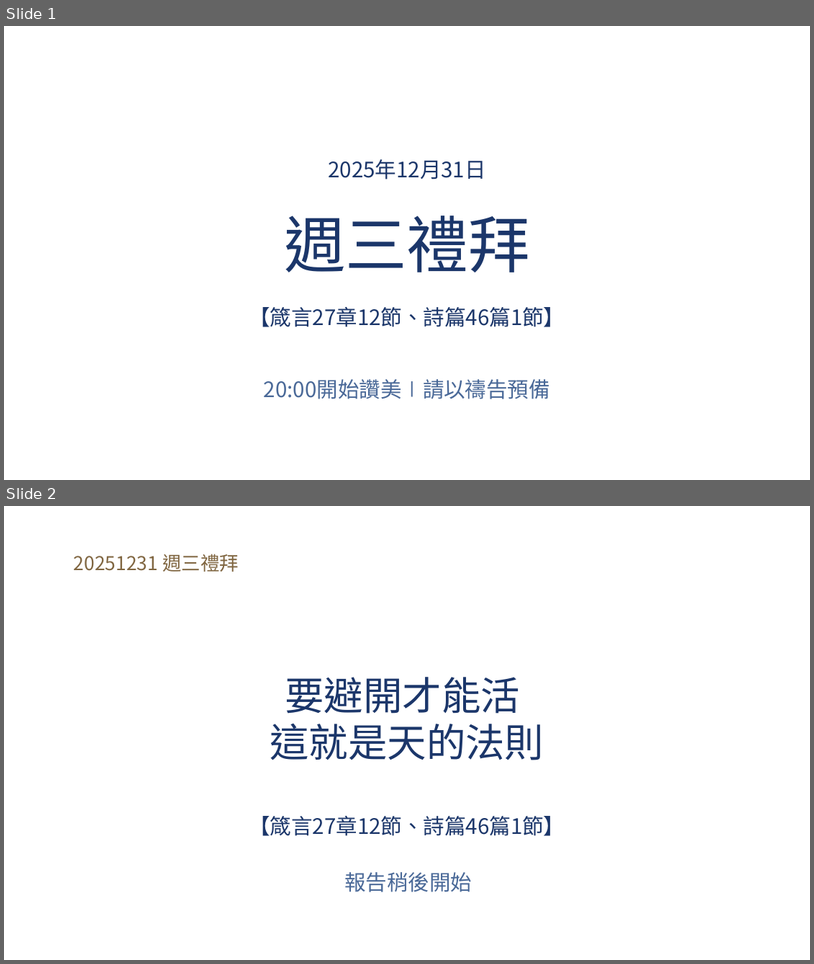
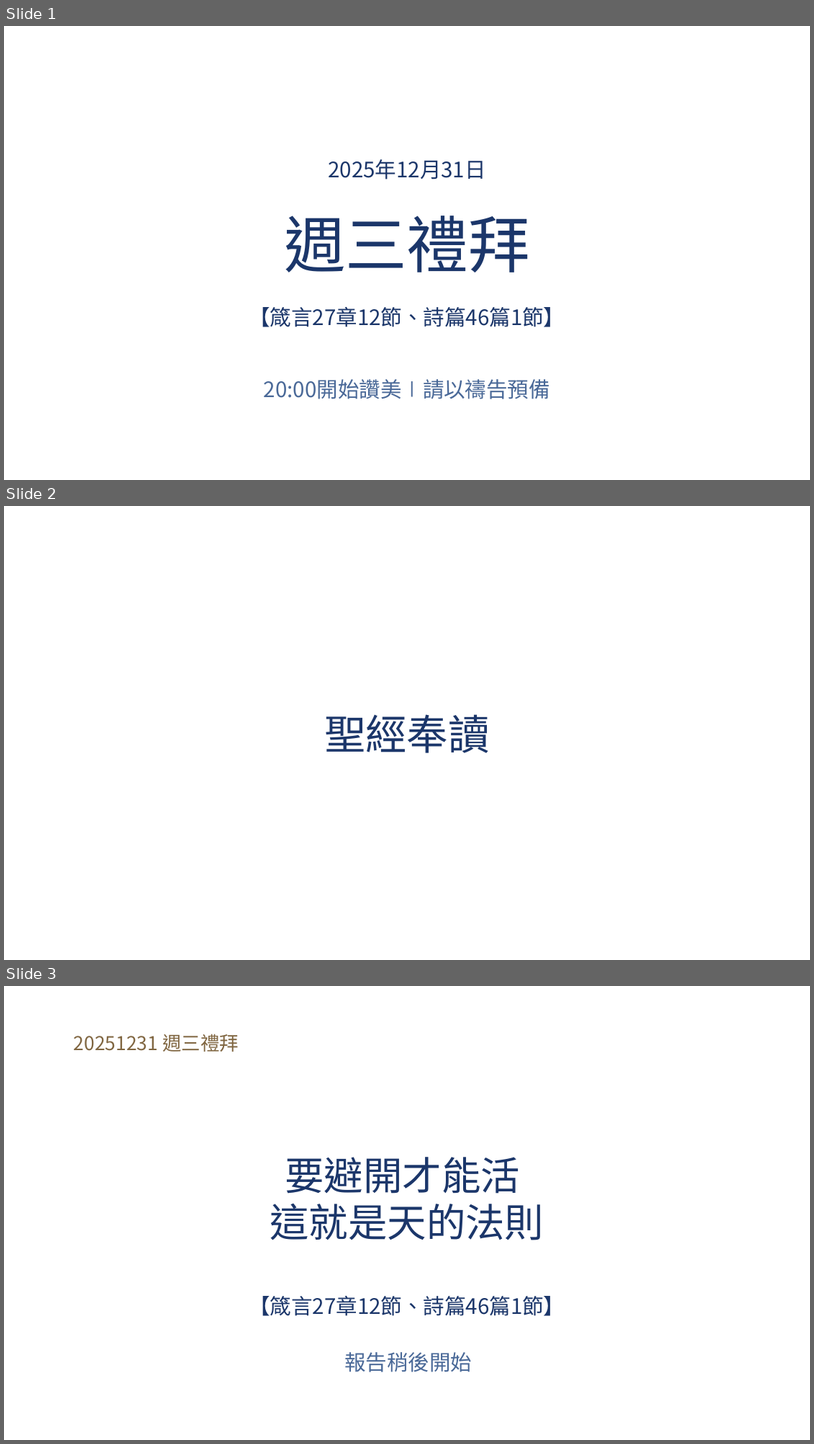
Before and after one commit to Junyi1227/text-to-ppt-converter, a slide deck: word_to_ppt/template.pptx. Shown one above the other, each under a label of ours: slides 1 and 2 before the commit, slides 1, 2 and 3 after it. The pictures are 814x964 and 814x1444 pixels, drawn with LibreOffice and Linux fonts; fonts in the diff are those of the drawing; background and template pictures are left out. Boxes give left, top, right and bottom in pixels: in the first picture for what was removed or moved away, otherwise in the second. Text is boxed around its words. In the diff, an @@ line names an element or a change of style, - is before the commit and + after.

Commit message:
更新 template.pptx：新增第 2 頁作為禮拜流程頁樣式

```diff
--- a/word_to_ppt/template.pptx
+++ b/word_to_ppt/template.pptx
@@ slide 2 added at (4,506,810,960), background picture (left out) @@
@@ text added at (324,714,490,753), 37 pt, text #1B366A @@
+聖經奉讀
@@ what was slide 2 is now slide 3 @@
```
